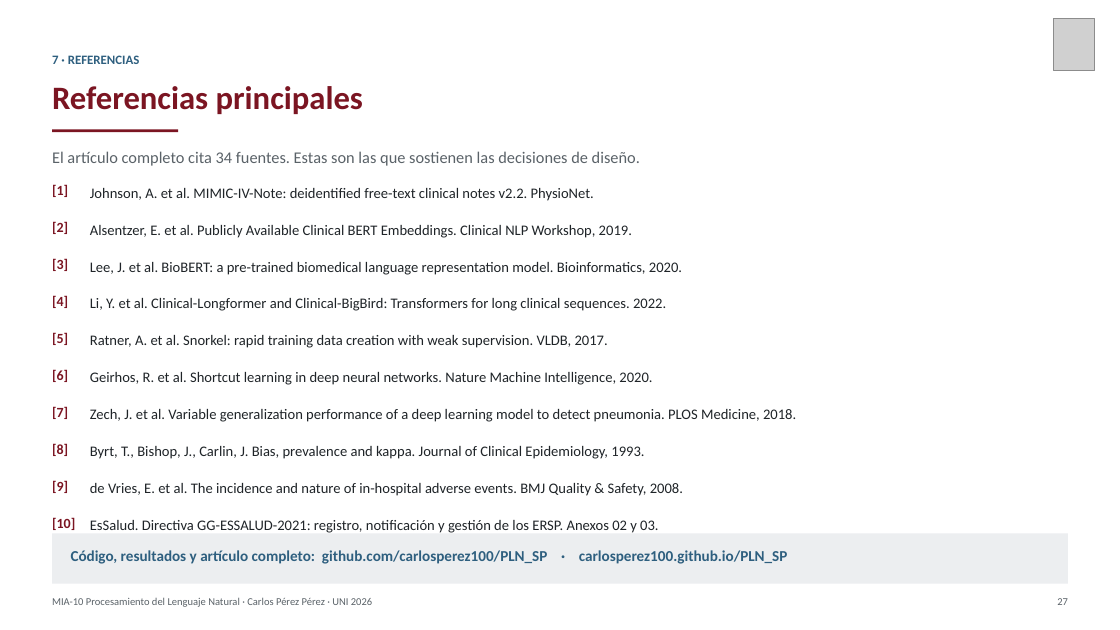
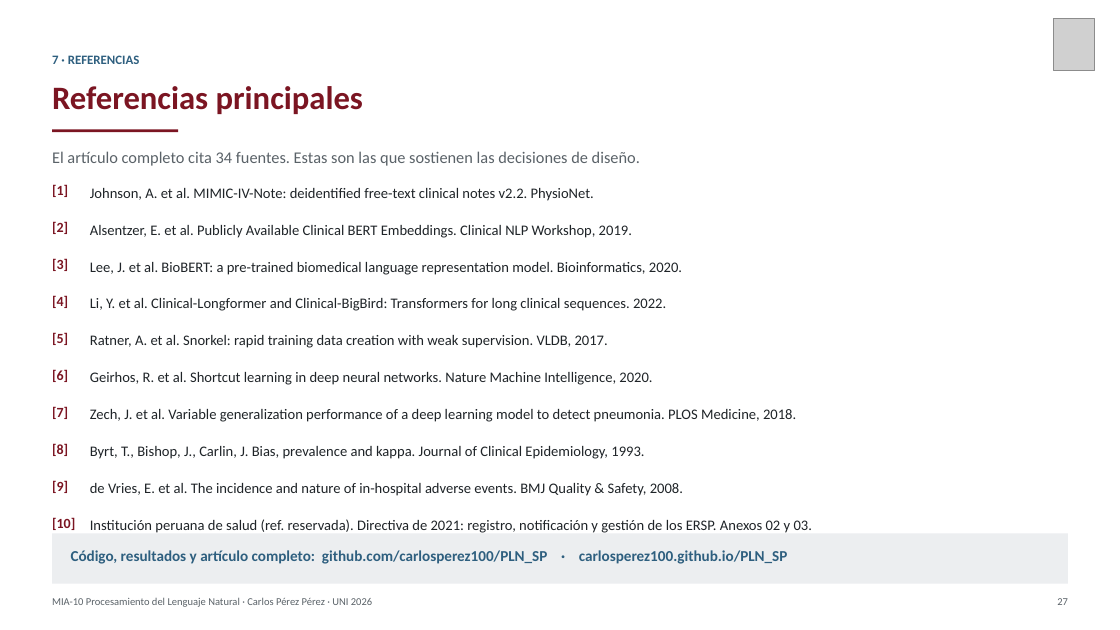
Before and after one commit to carlosperez100/PLN_SP, a slide deck: slide 29 of presentacion/Presentacion_Trabajo_Final_PLN_CarlosPerez.pptx. Drawn at 1120x630 pixels with LibreOffice and Linux fonts; fonts in the diff are those of the drawing; grey boxes stand for pictures. Boxes give left, top, right and bottom in pixels: in the first picture for what was removed or moved away, otherwise in the second. Text is boxed around its words. In the diff, an @@ line names an element or a change of style, - is before the commit and + after.

Commit message:
Presentacion con la institucion anonimizada (referencia reservada), igual que el articulo

```diff
--- a/presentacion/Presentacion_Trabajo_Final_PLN_CarlosPerez.pptx
+++ b/presentacion/Presentacion_Trabajo_Final_PLN_CarlosPerez.pptx
@@ text at bbox=[90, 519, 812, 533]: text changed @@
-EsSalud. Directiva GG-ESSALUD-2021: registro, notificación y gestión de los ERSP. Anexos 02 y 03.
+Institución peruana de salud (ref. reservada). Directiva de 2021: registro, notificación y gestión de los ERSP. Anexos 02 y 03.
```
Also in this commit, not shown: 4 other slides changed, 2 other files.
